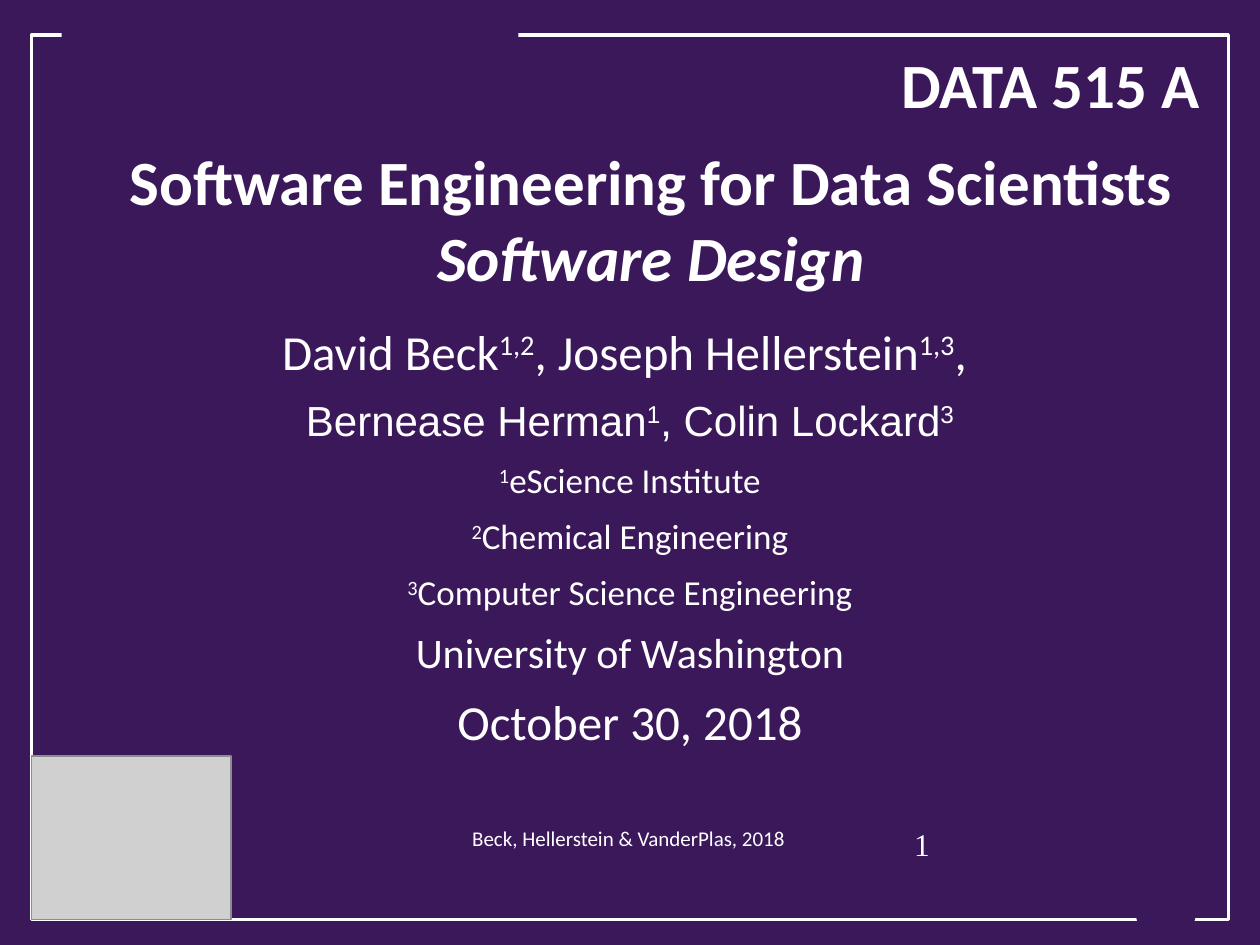
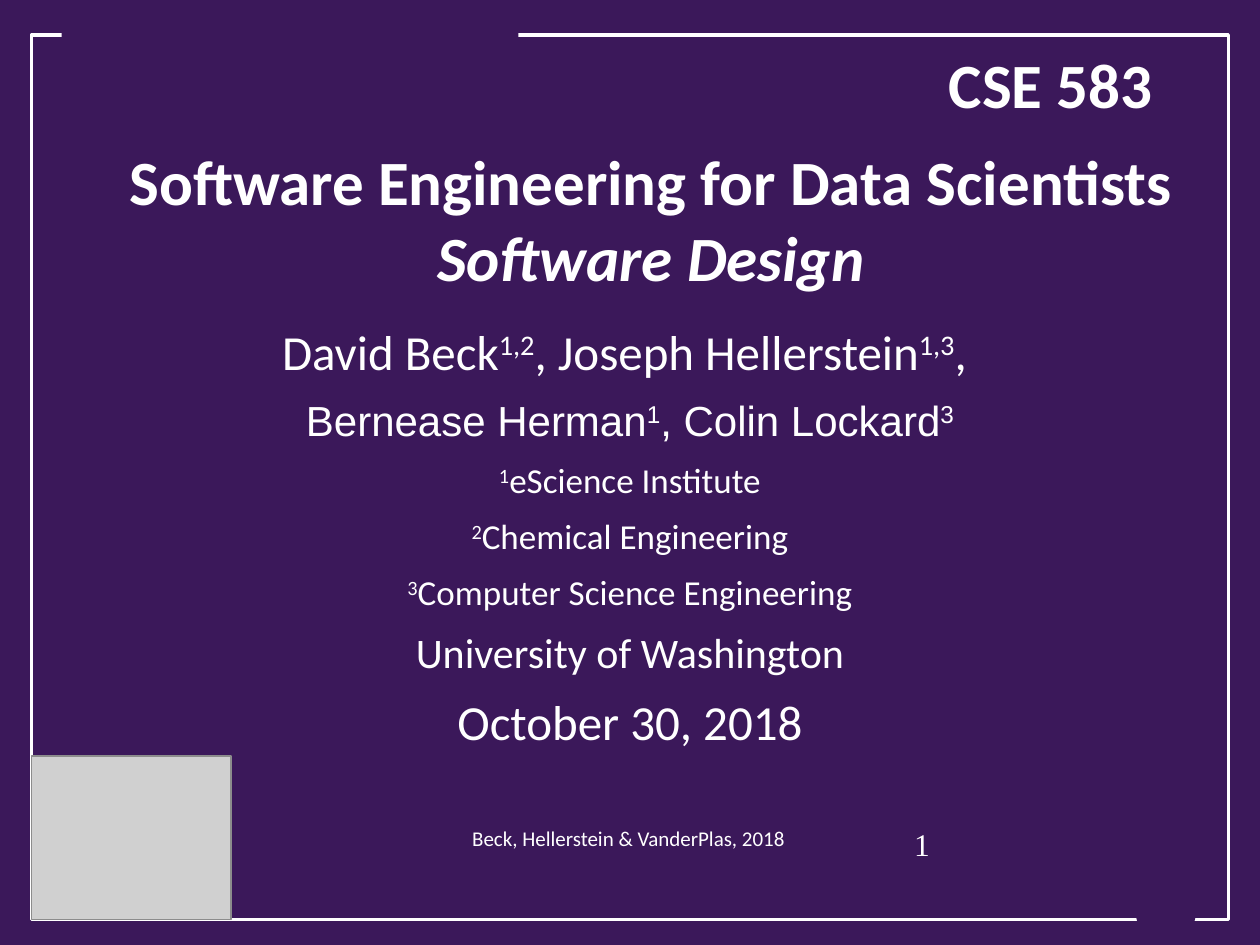
Before and after one commit to UWSEDS/LectureNotes, a slide deck: slide 1 of 10_SoftwareDesign/Software-Design.ppt. Drawn at 1260x945 pixels with LibreOffice and Linux fonts; fonts in the diff are those of the drawing; grey boxes stand for pictures; background and template pictures are left out. Boxes give left, top, right and bottom in pixels: in the first picture for what was removed or moved away, otherwise in the second. Text is boxed around its words. In the diff, an @@ line names an element or a change of style, - is before the commit and + after.

Commit message:
Edit

```diff
--- a/10_SoftwareDesign/Software-Design.ppt
+++ b/10_SoftwareDesign/Software-Design.ppt
@@ text at (949, 64, 1153, 109): text changed @@
-DATA 515 A
+CSE 583
```
